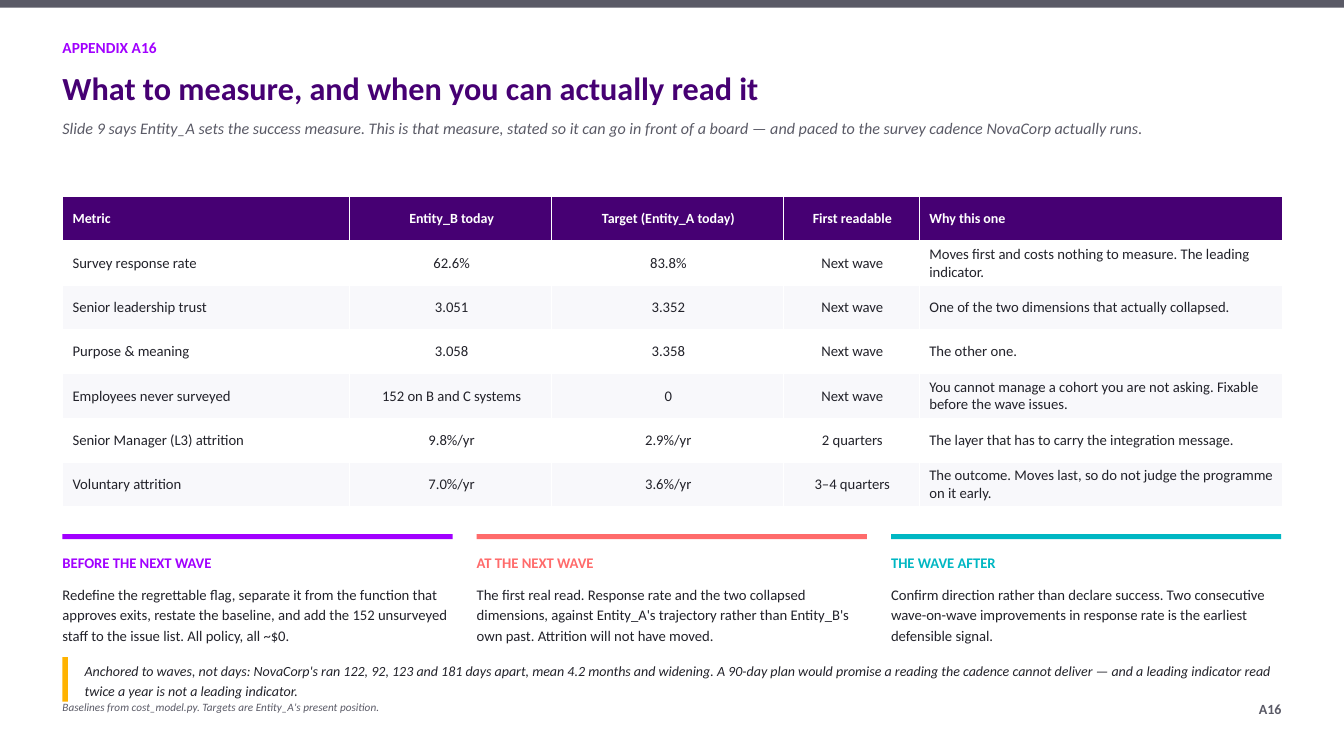
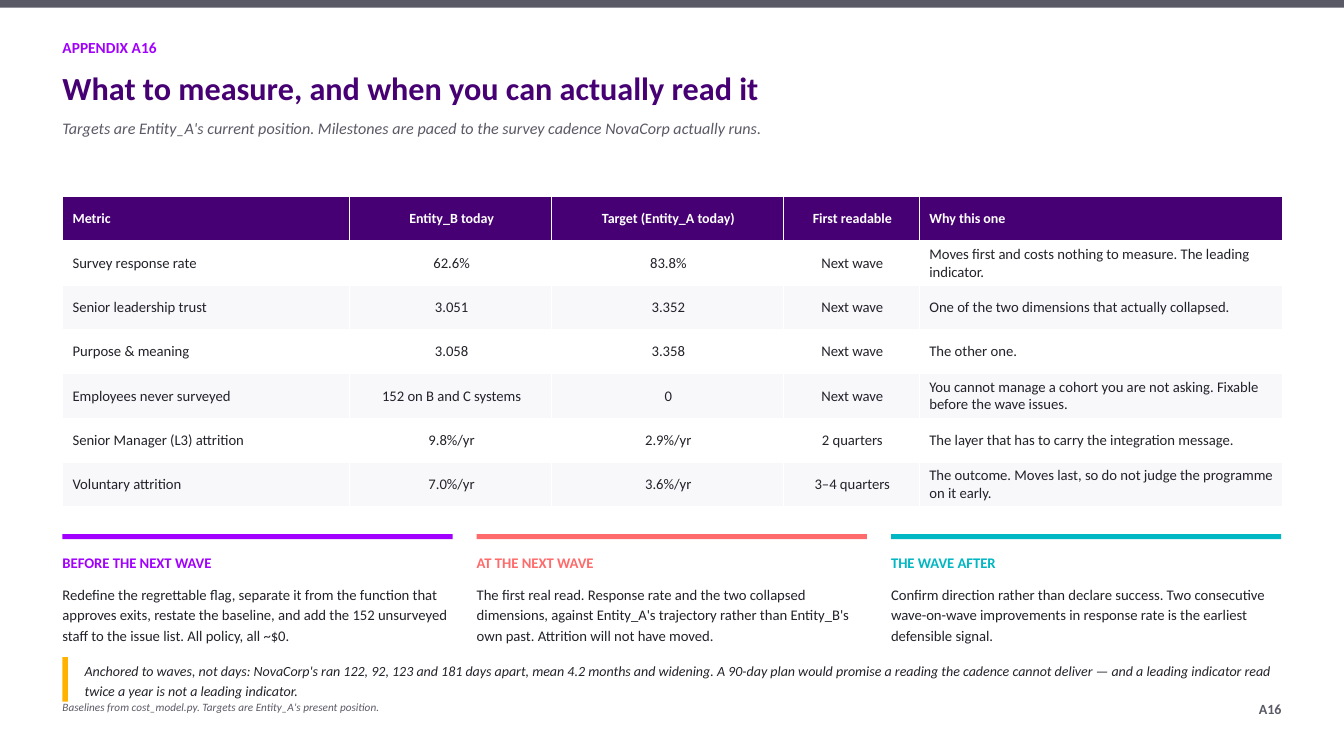
Before and after one commit to athxrva21/subaa_datathon, a slide deck: slide 34 of deck/NovaCorp_deck.pptx. Drawn at 1344x756 pixels with LibreOffice and Linux fonts; fonts in the diff are those of the drawing. Boxes give left, top, right and bottom in pixels: in the first picture for what was removed or moved away, otherwise in the second. Text is boxed around its words. In the diff, an @@ line names an element or a change of style, - is before the commit and + after.

```diff
--- a/deck/NovaCorp_deck.pptx
+++ b/deck/NovaCorp_deck.pptx
@@ text at bbox=[62, 123, 761, 137]: text changed @@
-Slide 9 says Entity_A sets the success measure. This is that measure, stated so it can go in front of a board — and paced to the survey cadence NovaCorp actually runs.
+Targets are Entity_A's current position. Milestones are paced to the survey cadence NovaCorp actually runs.
```
Also in this commit, not shown: 1 other file.
